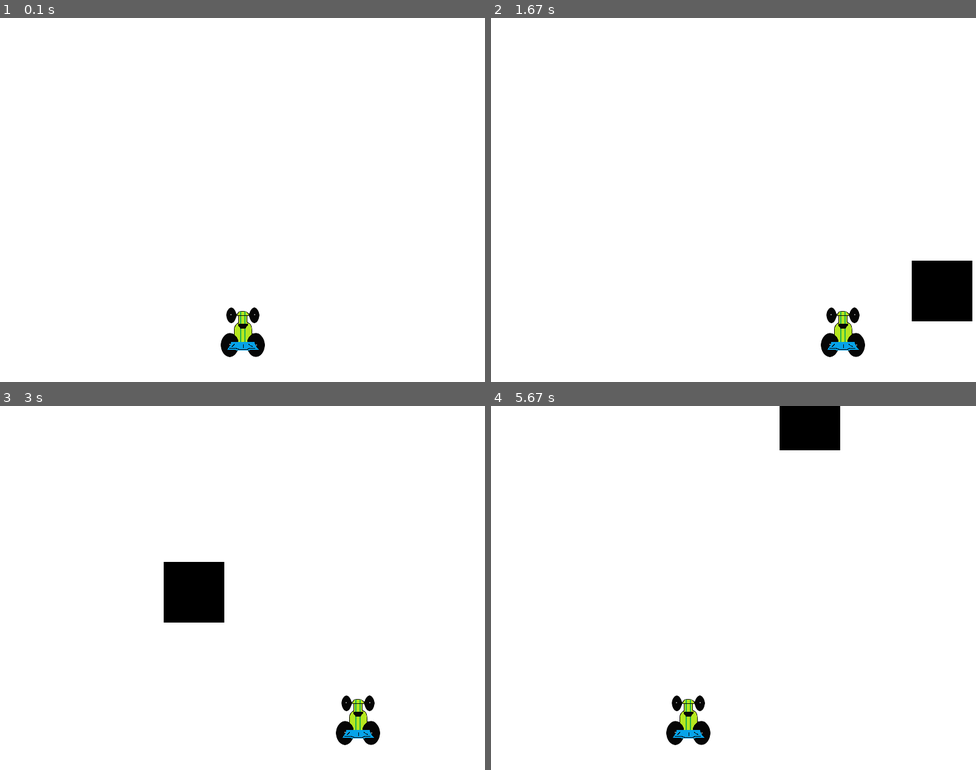
Above: before the commit, frames 1-4 (two rows, left to right).
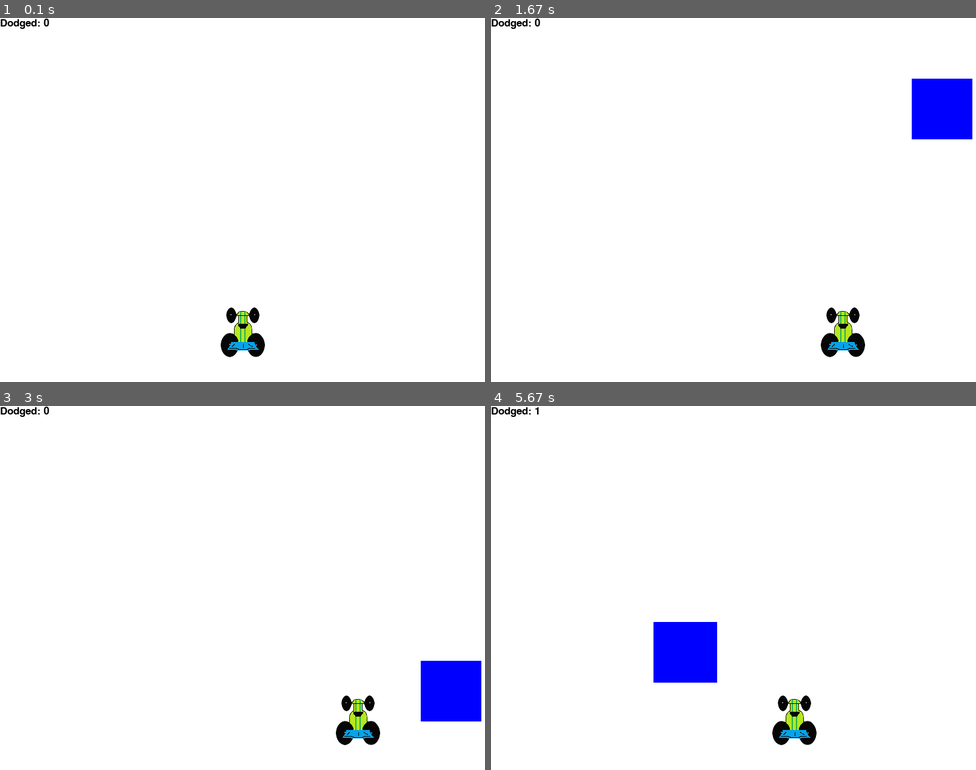
Above: after the commit, the same moments.

Repository: davidjamesbutton/pygame-sentdex
Game: pygame game, started from main.py
The game is run twice, just before and just after one commit, with the same random seed, the same clock (stepped at 60 frames per second) and the same inputs.
Inputs:
- Up to frame 1 (0.1 s): no input
- Up to frame 2 (1.67 s): hold Right 0.33-0.8 s; hold Right 0.83-1.3 s; hold Left from 1.33 s (still down)
- Up to frame 3 (3 s): release Left at 1.87 s; hold Left 1.9-2.3 s; hold Right 2.33-2.97 s
- Up to frame 4 (5.67 s): hold Left 3-3.47 s; hold Right 3.5-3.97 s; hold Right 4-4.47 s; hold Left 4.5-5.03 s; hold Left 5.07-5.47 s; hold Right from 5.5 s (still down)

The runs differ from the first frame. In frame 1, 0.1% of the frame differs, in the area x 0-11%, y 0-3%; in frame 2, 4.3%; in frame 3, 4.3%; in frame 4, 5.4%, in the area x 0-72%, y 0-94%.

Commit message:
Tutorial 8 - Score, challenge, conclusion

Diff:
--- a/main.py
+++ b/main.py
@@ -9,6 +9,7 @@
 FPS = 60
 COLOUR_BLACK = (0, 0, 0)
 COLOUR_WHITE = (255, 255, 255)
+COLOUR_BLUE = (0, 0, 255)
 CAR_X_SPEED = 5
 
 pygame.init()
@@ -22,10 +23,15 @@
 car_img = pygame.image.load('racecar.png')
 
 def draw_block(block_rect):
-    pygame.draw.rect(game_display, COLOUR_BLACK, block_rect)
+    pygame.draw.rect(game_display, COLOUR_BLUE, block_rect)
 
 def draw_car(car_rect):
     game_display.blit(car_img, car_rect)
+
+def draw_blocks_dodged(count):
+    font = pygame.font.SysFont(None, 25)
+    text = font.render(f'Dodged: {count}', True, COLOUR_BLACK)
+    game_display.blit(text, (0, 0))
 
 def crash():
     message_display('You Crashed')
@@ -62,7 +68,9 @@
     block_pos_left = random.randrange(0, DISPLAY_WIDTH - block_width)
     block_pos_top = -3 * block_height
     block_rect = pygame.Rect(block_pos_left, block_pos_top, block_width, block_height)
-    block_speed = 7
+    block_speed = 4
+
+    dodged = 0
 
     while True:
 
@@ -95,8 +103,14 @@
 
         # Block below display
         if block_rect.top > DISPLAY_HEIGHT:
+            # Increment score
+            dodged += 1
+            # Increase difficulty
+            block_speed += 0.3
+            block_rect.inflate_ip(5, 0)
+            # Reset block
             block_rect.top = 0 - block_height
-            block_rect.left = random.randrange(0, DISPLAY_WIDTH - block_width)
+            block_rect.left = random.randrange(0, DISPLAY_WIDTH - block_rect.width)
 
         # Car and block collide
         if car_rect.colliderect(block_rect):
@@ -107,6 +121,7 @@
         game_display.fill(COLOUR_WHITE)
         draw_car(car_rect)
         draw_block(block_rect)
+        draw_blocks_dodged(dodged)
 
         pygame.display.update()
 
